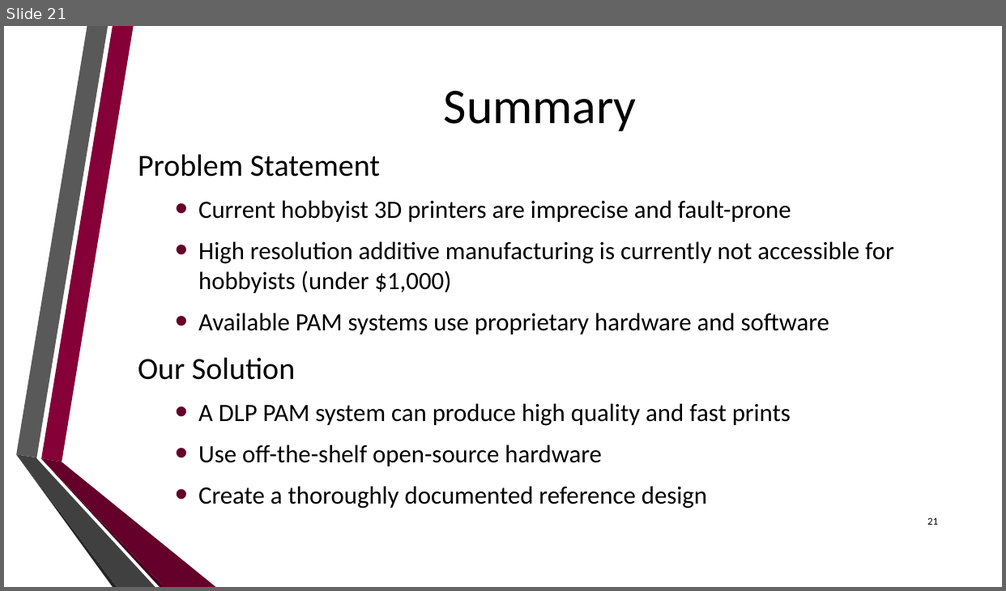
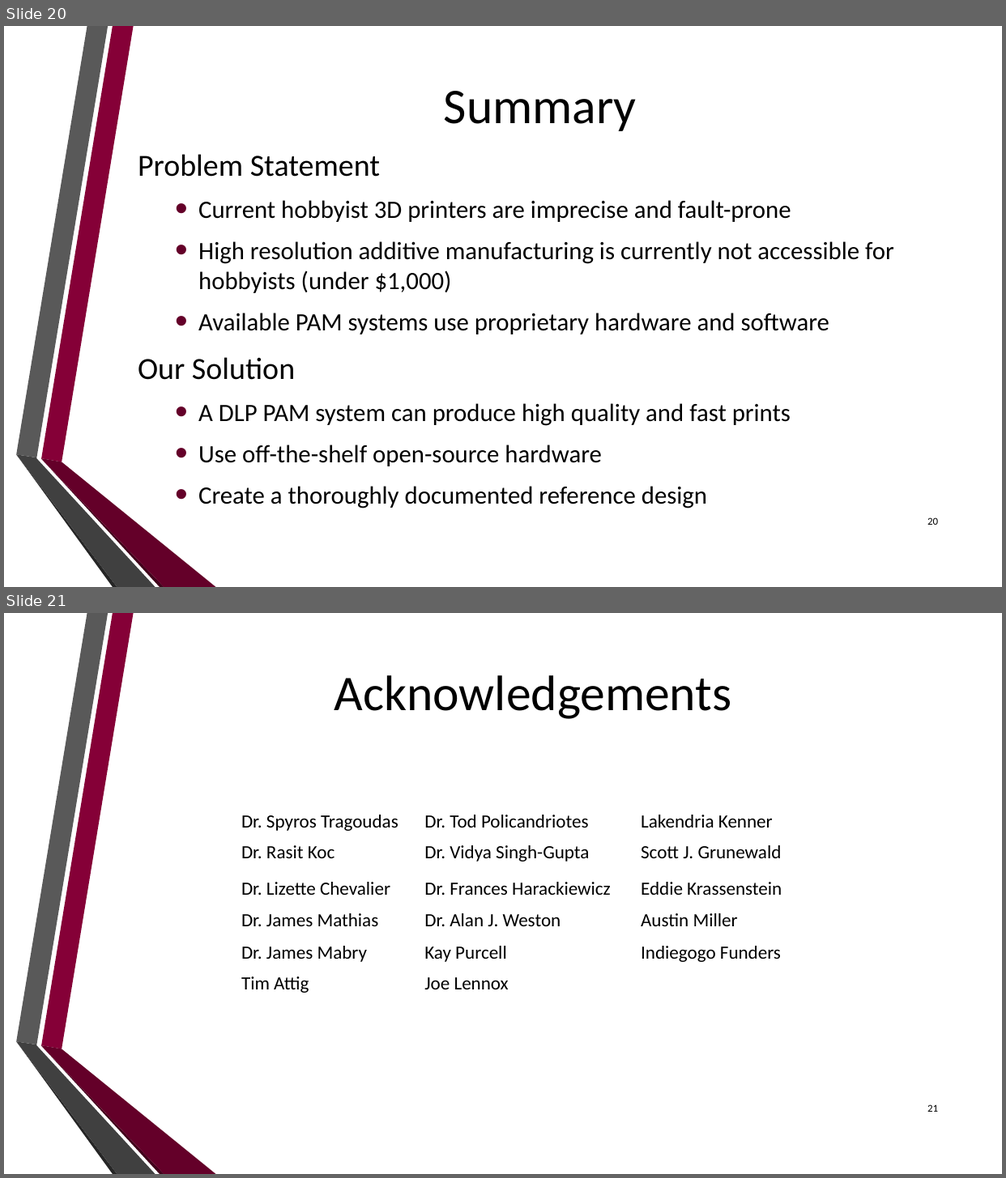
Before and after one commit to dan-olsen/SeniorDesign, a slide deck: Presentations/DesignPres/DesignPres-75.pptx. Shown one above the other, each under a label of ours: slide 21 before the commit, slides 20 and 21 after it. The pictures are 1006x591 and 1006x1178 pixels, drawn with LibreOffice and Linux fonts; fonts in the diff are those of the drawing; background and template pictures are left out. Boxes give left, top, right and bottom in pixels: in the first picture for what was removed or moved away, otherwise in the second. Text is boxed around its words. In the diff, an @@ line names an element or a change of style, - is before the commit and + after.

```diff
--- a/Presentations/DesignPres/DesignPres-75.pptx
+++ b/Presentations/DesignPres/DesignPres-75.pptx
@@ slide 21 added at [4,613,1002,1174], background picture (left out); not listed: 6 template elements that a slide beside it also shows @@
@@ title added at [334,675,731,719], 48 pt, text #000000 @@
+Acknowledgements
@@ table added at [234,807,849,1000], 6 rows, 3 columns @@
+Dr. Spyros Tragoudas | Dr. Tod Policandriotes | Lakendria Kenner
+Dr. Rasit Koc | Dr. Vidya Singh-Gupta | Scott J. Grunewald
+Dr. Lizette Chevalier | Dr. Frances Harackiewicz | Eddie Krassenstein
+Dr. James Mathias | Dr. Alan J. Weston | Austin Miller
+Dr. James Mabry | Kay Purcell | Indiegogo Funders
+Tim Attig | Joe Lennox | 
@@ page number added at [927,1105,938,1112], 10 pt, text #000000 @@
+21
@@ what was slide 21 is now slide 20 @@
@@ page number at [927,518,938,525]: text changed @@
-21
+20
```
Also in this commit, not shown: 3 slides changed, 1 other slide added, 3 slides removed.
